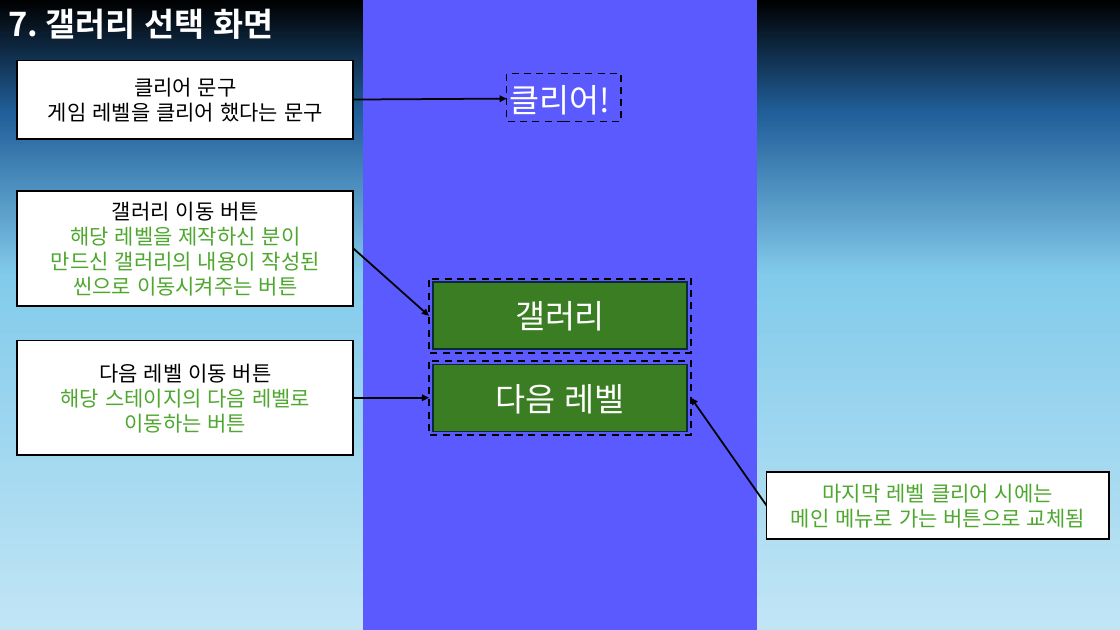
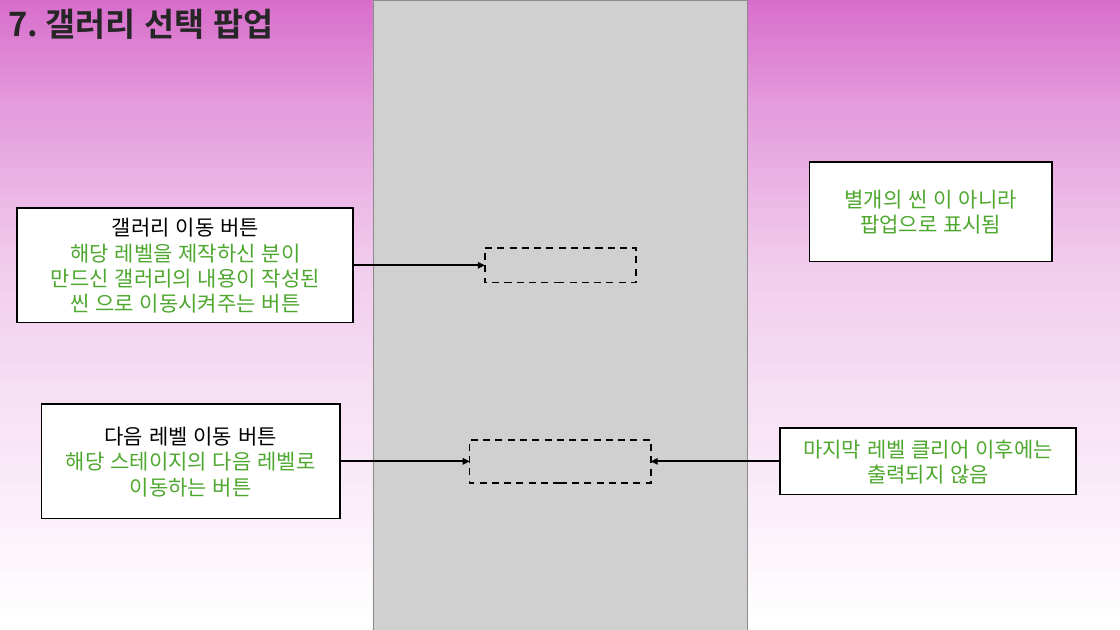
Before and after one commit to Joyoounjin/6team_miniproject, a slide deck: slide 8 of 66 게임 팀.pptx. Drawn at 1120x630 pixels with LibreOffice and Linux fonts; fonts in the diff are those of the drawing; grey boxes stand for pictures. Boxes give left, top, right and bottom in pixels: in the first picture for what was removed or moved away, otherwise in the second. Text is boxed around its words. In the diff, an @@ line names an element or a change of style, - is before the commit and + after.

```diff
--- a/66 게임 팀.pptx
+++ b/66 게임 팀.pptx
@@ background gradient #000000 to #215F9A to #83CBEB to #C1E5F5 to gradient #D86ECC to #E59EDD to #F2CFEE to #FFFFFF @@
@@ text at (8, 8, 274, 39): text changed; text colour #FFFFFF to #262626 @@
-7. 갤러리 선택 화면
+7. 갤러리 선택 팝업
@@ rectangle removed at (363, 0, 757, 630) @@
@@ picture added at (373, 0, 747, 630) @@
@@ rectangle removed at (18, 60, 354, 139) @@
-클리어 문구
-게임 레벨을 클리어 했다는 문구
@@ rectangle removed at (507, 74, 621, 122) @@
@@ text removed at (510, 85, 611, 115) @@
-클리어!
@@ arrow removed from (354, 100) to (507, 98) @@
@@ rectangle added at (810, 162, 1053, 262), fill #FFFFFF, outline #000000 1.5 pt, 18 pt, text #4EA72E @@
+별개의 씬 이 아니라
+팝업으로 표시됨
@@ rectangle "갤러리 이동 버튼": place and size @@
-rectangle "갤러리 이동 버튼" at (18, 192, 354, 306)
+rectangle "갤러리 이동 버튼" at (18, 208, 354, 323)
@@ arrow moved from (354, 249) - (429, 316) to (354, 266) - (485, 266) @@
@@ rectangle: place and size @@
-rectangle at (429, 279, 691, 353)
+rectangle at (485, 248, 636, 282)
@@ text in rectangle at (70, 293, 301, 313): spaces changed @@
-씬으로 이동시켜주는 버튼
+씬 으로 이동시켜주는 버튼
@@ rectangle removed at (433, 282, 687, 350) @@
-갤러리
@@ rectangle removed at (433, 365, 687, 432) @@
-다음 레벨
@@ rectangle "다음 레벨 이동 버튼": place and size @@
-rectangle "다음 레벨 이동 버튼" at (18, 340, 354, 455)
+rectangle "다음 레벨 이동 버튼" at (41, 404, 339, 518)
@@ rectangle: place and size @@
-rectangle at (429, 361, 691, 435)
+rectangle at (470, 440, 651, 483)
@@ rectangle "마지막 레벨 클리어 이후에는": place and size @@
-rectangle "마지막 레벨 클리어 이후에는" at (767, 472, 1110, 539)
+rectangle "마지막 레벨 클리어 이후에는" at (781, 429, 1076, 495)
@@ text in rectangle at (803, 439, 1052, 484): text changed @@
-마지막 레벨 클리어 시에는
-메인 메뉴로 가는 버튼으로 교체됨
+마지막 레벨 클리어 이후에는
+출력되지 않음
@@ arrow moved from (354, 398) - (429, 398) to (340, 461) - (470, 461) @@
@@ arrow moved from (767, 506) - (691, 398) to (781, 461) - (651, 461) @@
```
Also in this commit, not shown: 7 other slides changed, 2 slides added, 1 slide removed.
